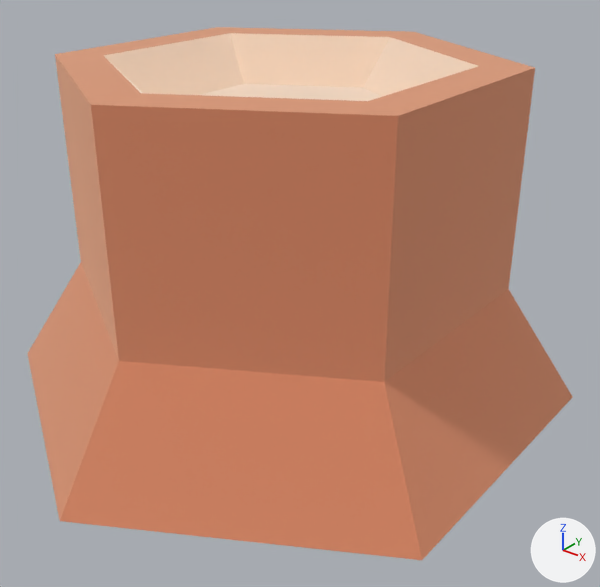
The glTF model public/models/nf2/nature/stump_round.glb as it was, and as the next commit left it.
Before and after are seen from a camera (50 mm lens) standing at (0.307, -0.37, 0.243) and looking at (0.017, -0.008, 0.019). The axes (+X, +Y, +Z) are drawn at lower right. The lights are the same throughout. The older version comes first. Where no turn or scale is listed for an object, it has been applied to the vertices.

Names of what the first picture shows: 'stump_round'.
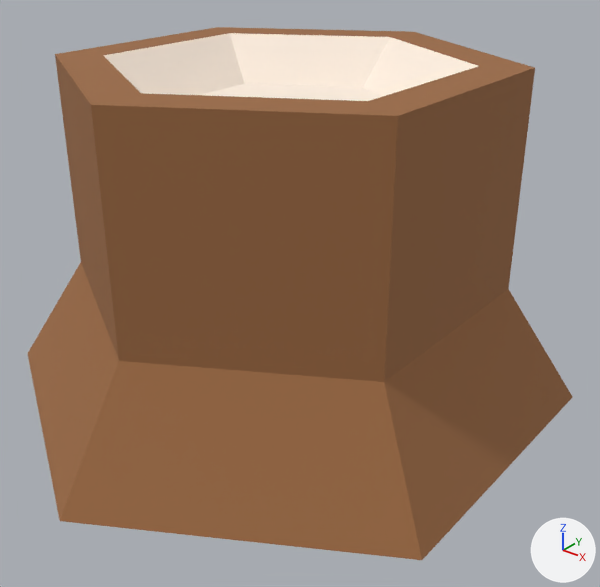
Boxes (x1, y1, x2, y2) around the edits, measured in the pictures (600 x 587 px):
'stump_round', recoloured, surface changed (darker)
    both: (28, 27, 572, 560)

Edits to the bpy script that builds the scene:
```text
Change mat_woodbark:
    mat_woodbark.metallic: 1.0 -> 0.0
    mat_woodbark.base_color: (0.886, 0.514, 0.341) -> (0.332, 0.144, 0.0545)  # beige #f2be9e -> brown #9c6a42
Change mat_woodinner:
    mat_woodinner.metallic: 1.0 -> 0.0
Remove ob_tmpparent:
    ob_tmpparent = bpy.data.objects.new('tmpParent', None)
    ob_tmpparent.location = (0.0, 0.0, 0.0)
```
